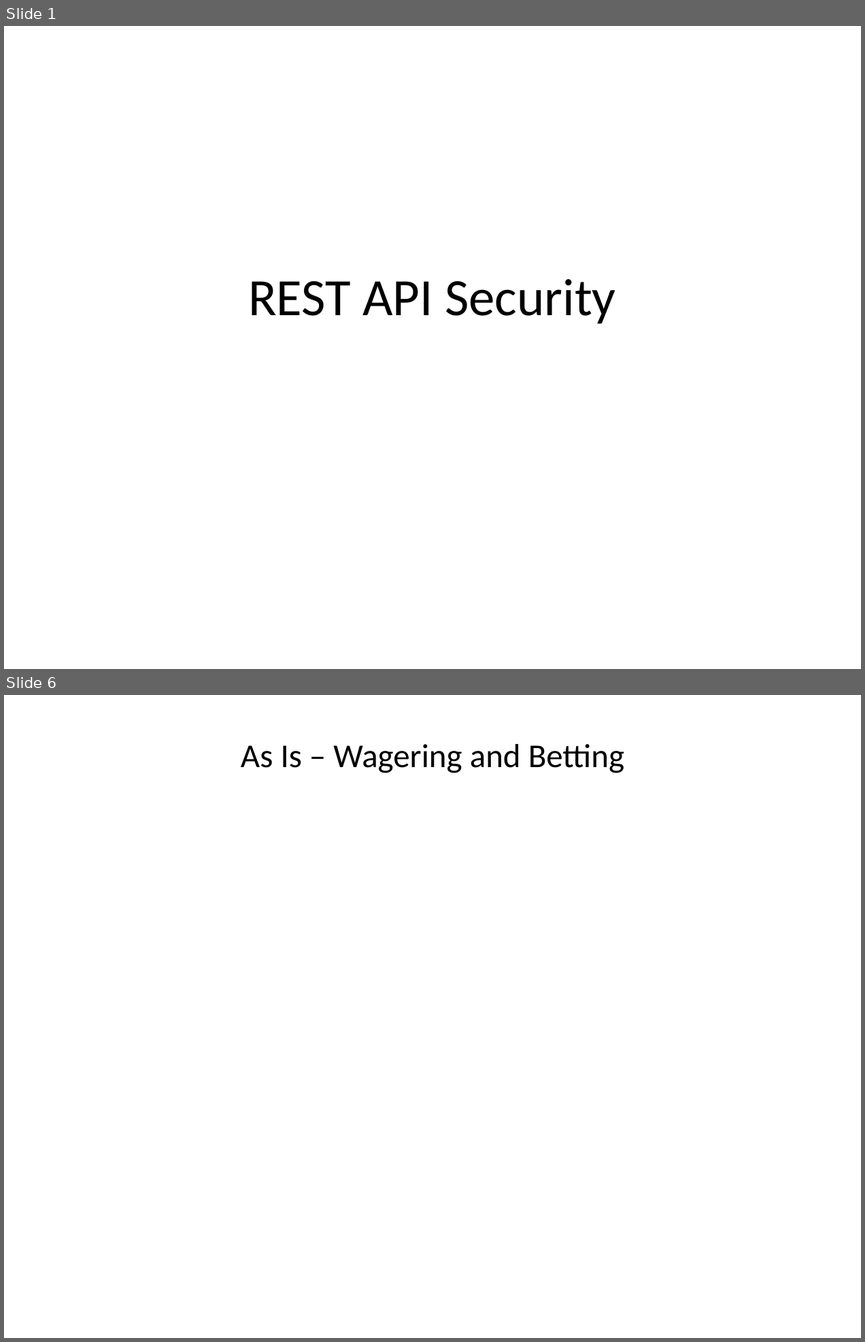
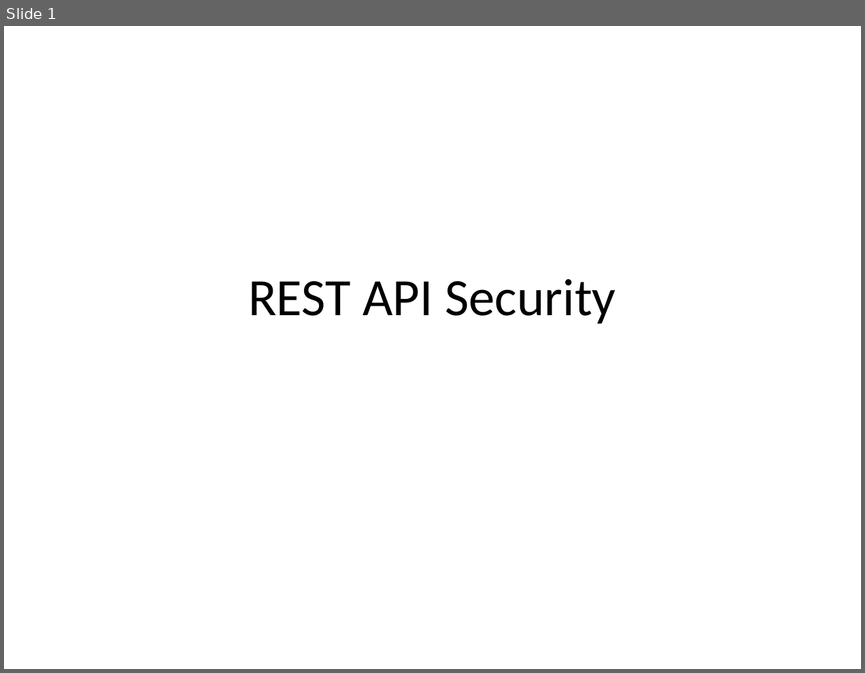
Before and after one commit to mishastankovic/misc, a slide deck: REST API Security.pptx. Shown one above the other, each under a label of ours: slides 1 and 6 before the commit, slide 1 after it; the slides between them are not shown. The pictures are 865x1342 and 865x673 pixels, drawn with LibreOffice and Linux fonts; fonts in the diff are those of the drawing. Boxes give left, top, right and bottom in pixels: in the first picture for what was removed or moved away, otherwise in the second. Text is boxed around its words. In the diff, an @@ line names an element or a change of style, - is before the commit and + after.

```diff
--- a/REST API Security.pptx
+++ b/REST API Security.pptx
@@ slide 6 removed at box(4, 695, 861, 1338), background #FFFFFF @@
@@ title removed at box(241, 744, 624, 773) @@
-As Is – Wagering and Betting
```
Also in this commit, not shown: 7 slides changed, 2 slides added, 3 other slides removed.
